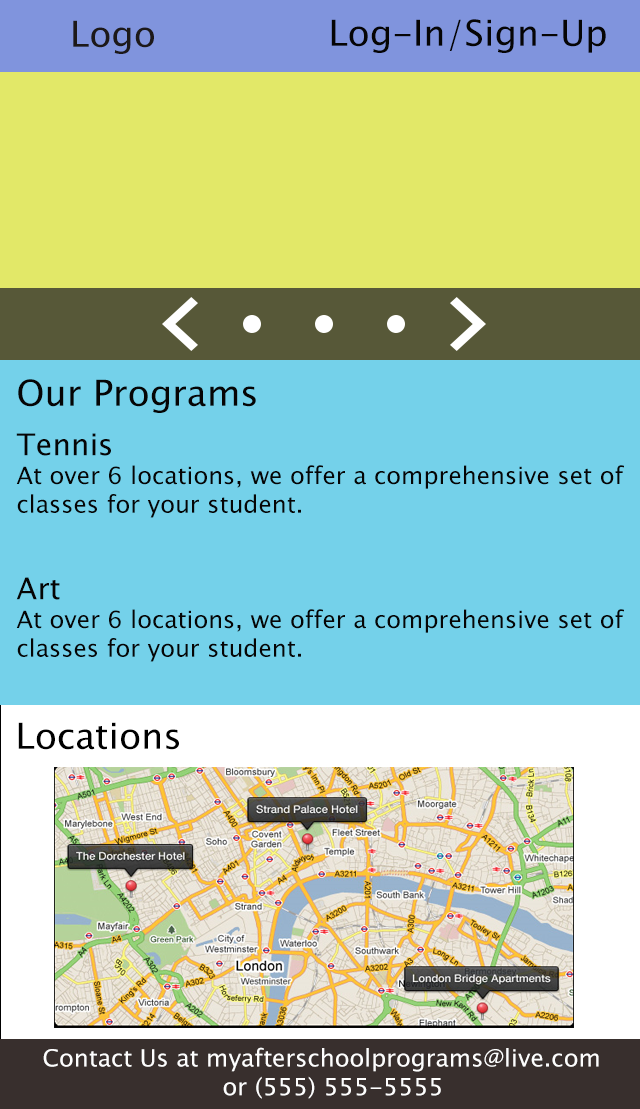
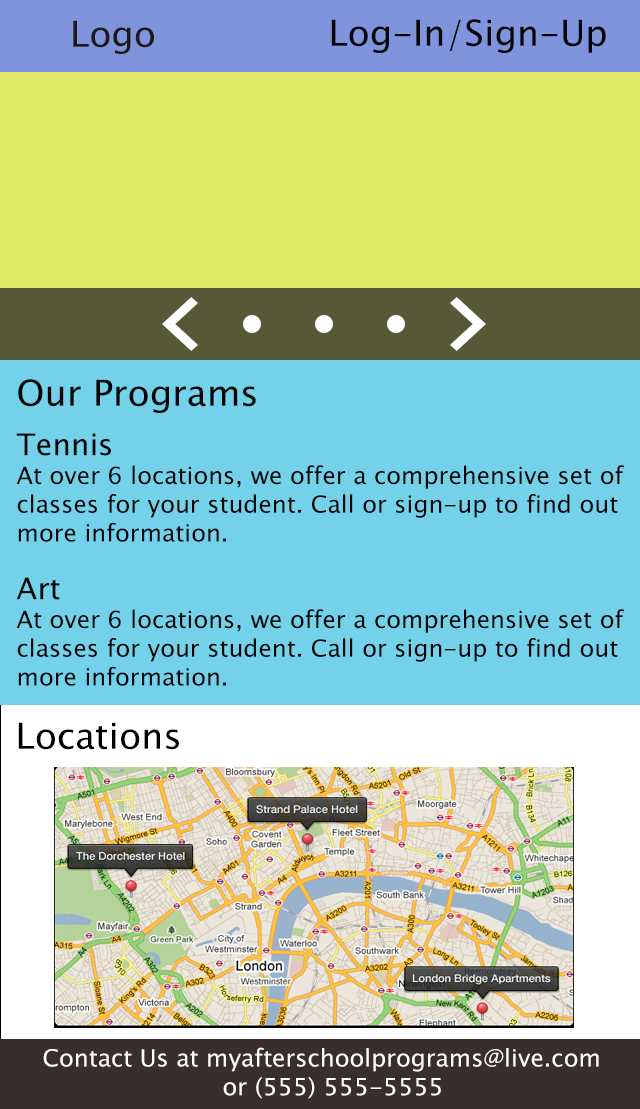
The second 640 × 1109 image is a revision of the first. Changes to its layers:
painted on "Tennis At over 6 locations, we offer a comprehensive set of cla" over [18, 494, 618, 686]
